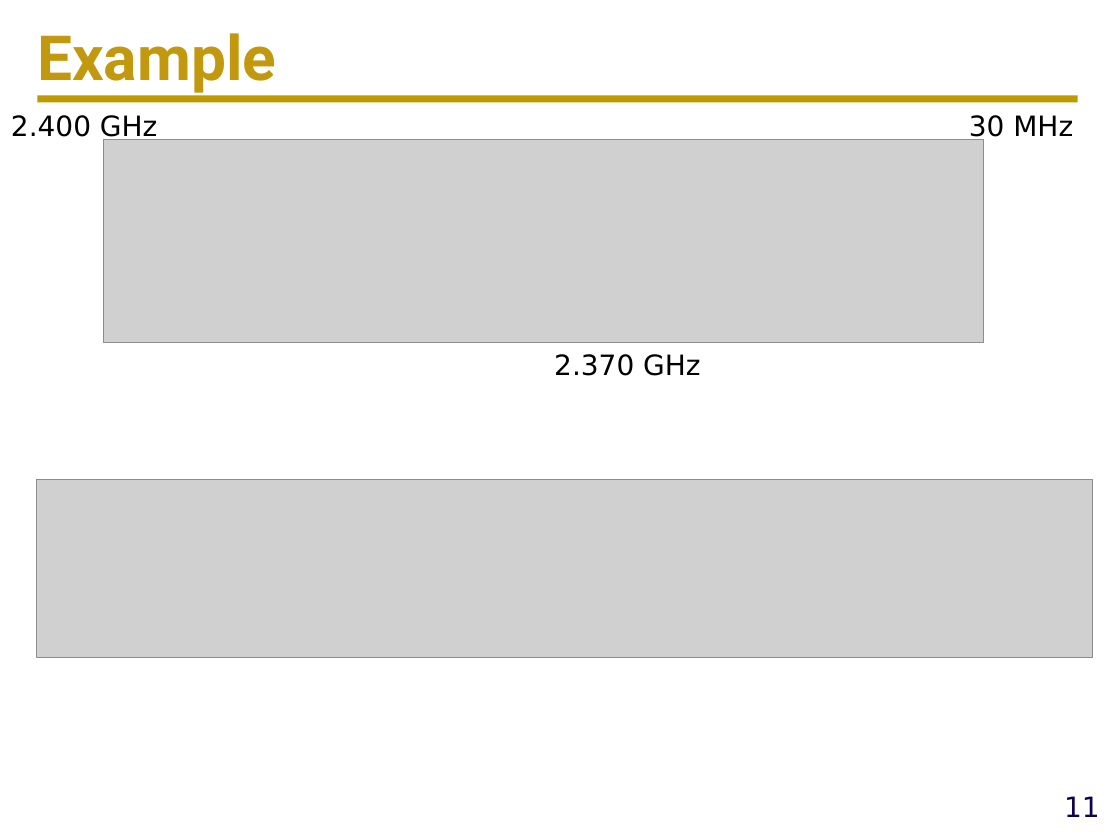
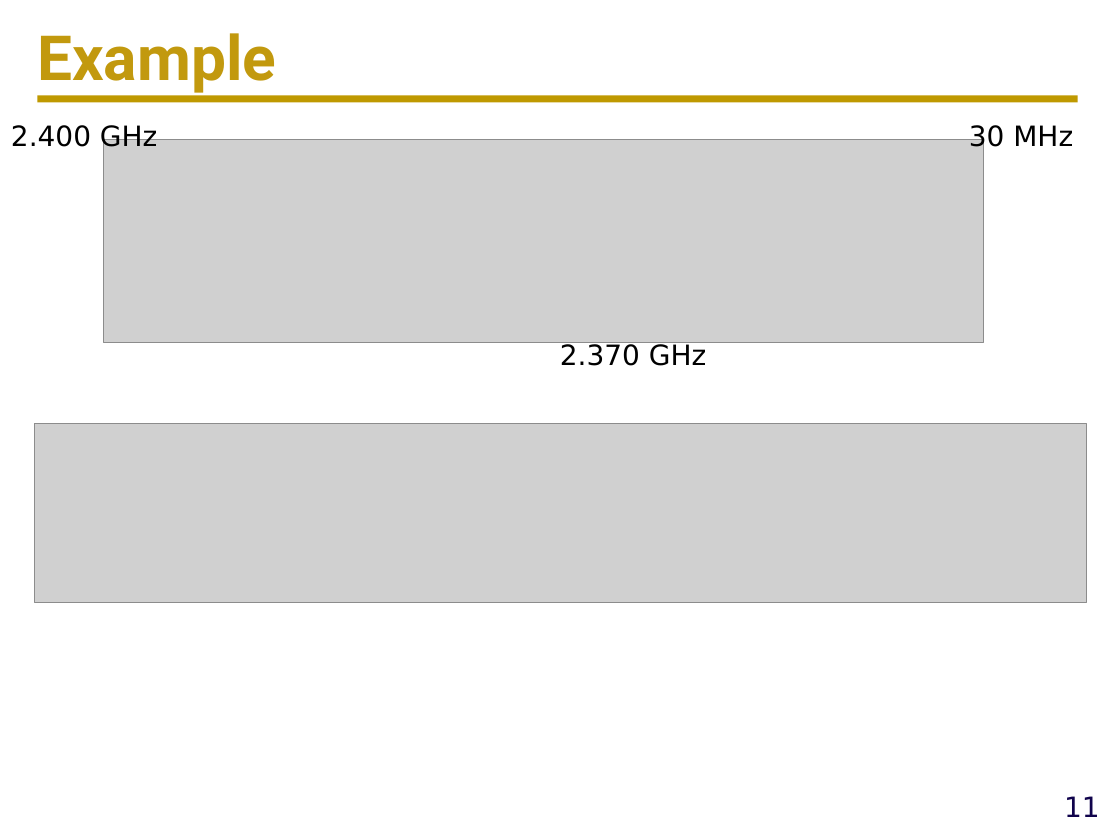
Before and after one commit to ucdart/UCD-EEC134, a slide deck: slide 11 of lectures/lec9/Lec9b-Cascade-Analysis.pptx. Drawn at 1120x840 pixels with LibreOffice and Linux fonts; fonts in the diff are those of the drawing; grey boxes stand for pictures; background and template pictures are left out. Boxes give left, top, right and bottom in pixels: in the first picture for what was removed or moved away, otherwise in the second. Text is boxed around its words. In the diff, an @@ line names an element or a change of style, - is before the commit and + after.

```diff
--- a/lectures/lec9/Lec9b-Cascade-Analysis.pptx
+++ b/lectures/lec9/Lec9b-Cascade-Analysis.pptx
@@ text "2.400 GHz" moved from (x1=11, y1=115, x2=157, y2=143) to (x1=11, y1=124, x2=157, y2=153) @@
@@ text "30 MHz" moved from (x1=969, y1=115, x2=1073, y2=143) to (x1=969, y1=125, x2=1073, y2=153) @@
@@ text "2.370 GHz" moved from (x1=554, y1=354, x2=700, y2=376) to (x1=560, y1=344, x2=706, y2=366) @@
@@ picture resized from (x1=36, y1=479, x2=1092, y2=657) to (x1=35, y1=423, x2=1086, y2=603) @@
```
Also in this commit, not shown: 2 other slides changed, 1 other file.
